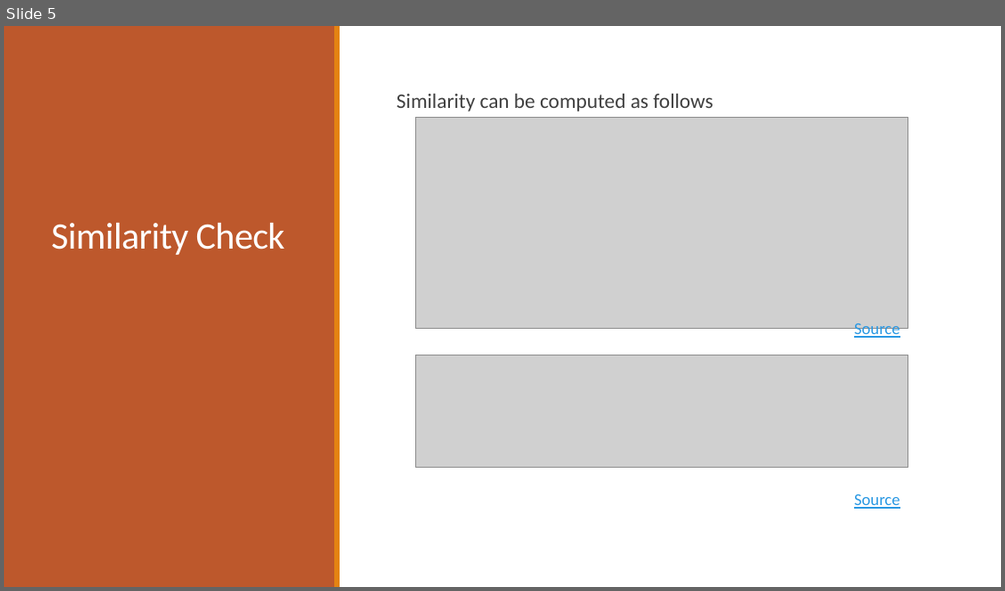
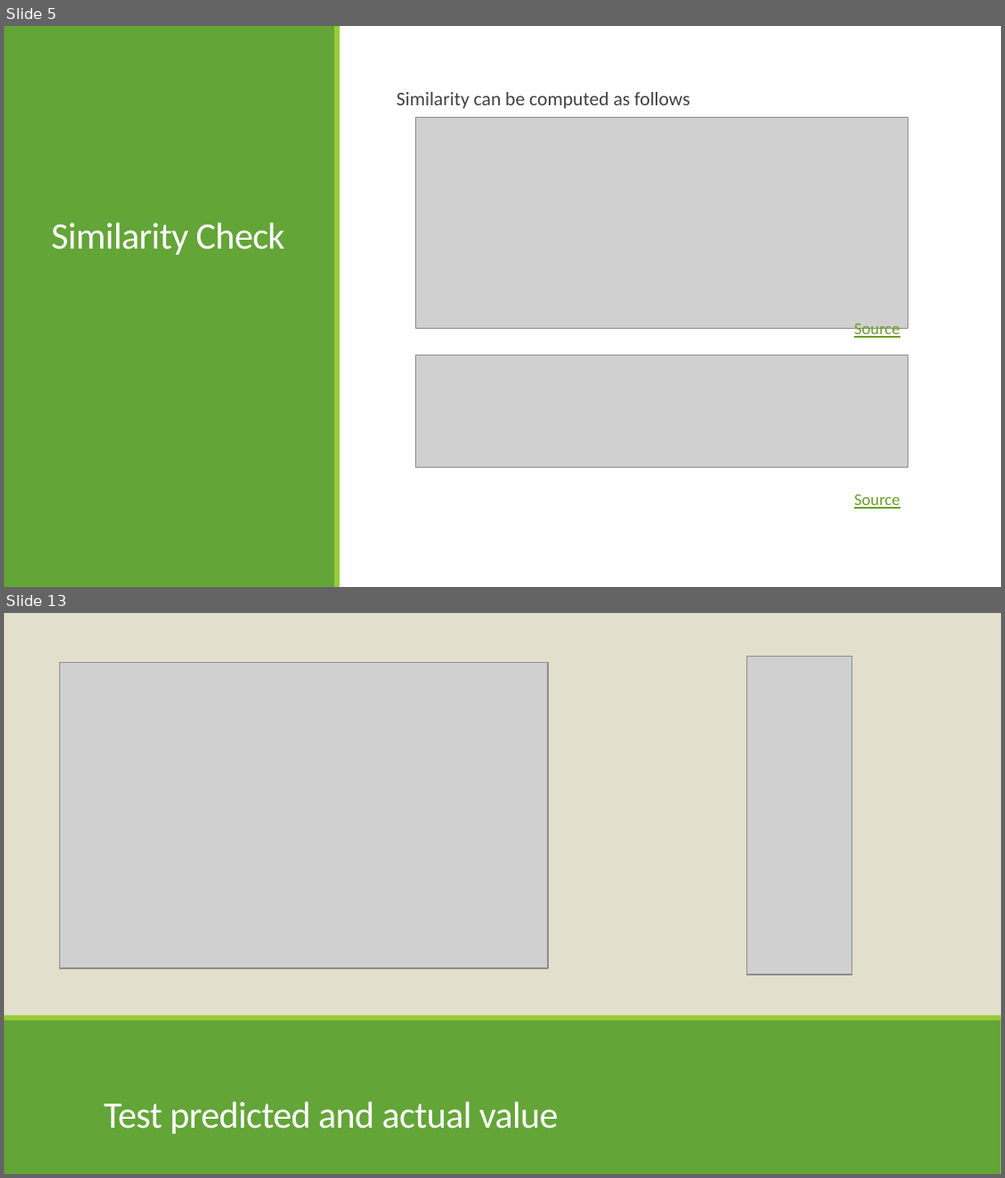
Before and after one commit to ChrisAlex2104/-Recommendation-using-Collaborative-Filtering, a slide deck: AI presentation.pptx. Shown one above the other, each under a label of ours: slide 5 before the commit, slides 5 and 13 after it; the slides between them are not shown. The pictures are 1005x591 and 1005x1178 pixels, drawn with LibreOffice and Linux fonts; fonts in the diff are those of the drawing; grey boxes stand for pictures. Boxes give left, top, right and bottom in pixels: in the first picture for what was removed or moved away, otherwise in the second. Text is boxed around its words. In the diff, an @@ line names an element or a change of style, - is before the commit and + after.

```diff
--- a/AI presentation.pptx
+++ b/AI presentation.pptx
@@ slide 13 added at (4,613,1001,1174), background #E2DFCC @@
@@ picture added at (60,663,547,969) @@
@@ picture added at (746,657,852,975) @@
@@ rectangle added at (4,1018,1001,1173), fill #63A537 @@
@@ rectangle added at (4,1014,1001,1020), fill #99CB38 @@
@@ title added at (104,1102,558,1134), 27 pt, text #FFFFFF @@
+Test predicted and actual value
@@ slide 5 changed as well @@
@@ rectangle at (4,26,335,586): fill #BD582C to #63A537 @@
@@ rectangle at (334,26,339,586): fill #E48312 to #99CB38 @@
@@ text "Similarity can be computed as ..." at (396,92,690,109): size 15 to 13.9 pt; line spacing 0.9 to 0.8 @@
@@ text "Source" at (854,323,900,339): text colour #2998E3 to #6B9F25 @@
@@ text "Source" at (854,494,900,508): text colour #2998E3 to #6B9F25 @@
```
Also in this commit, not shown: 4 other slides changed, 12 other slides added, 1 other file.
